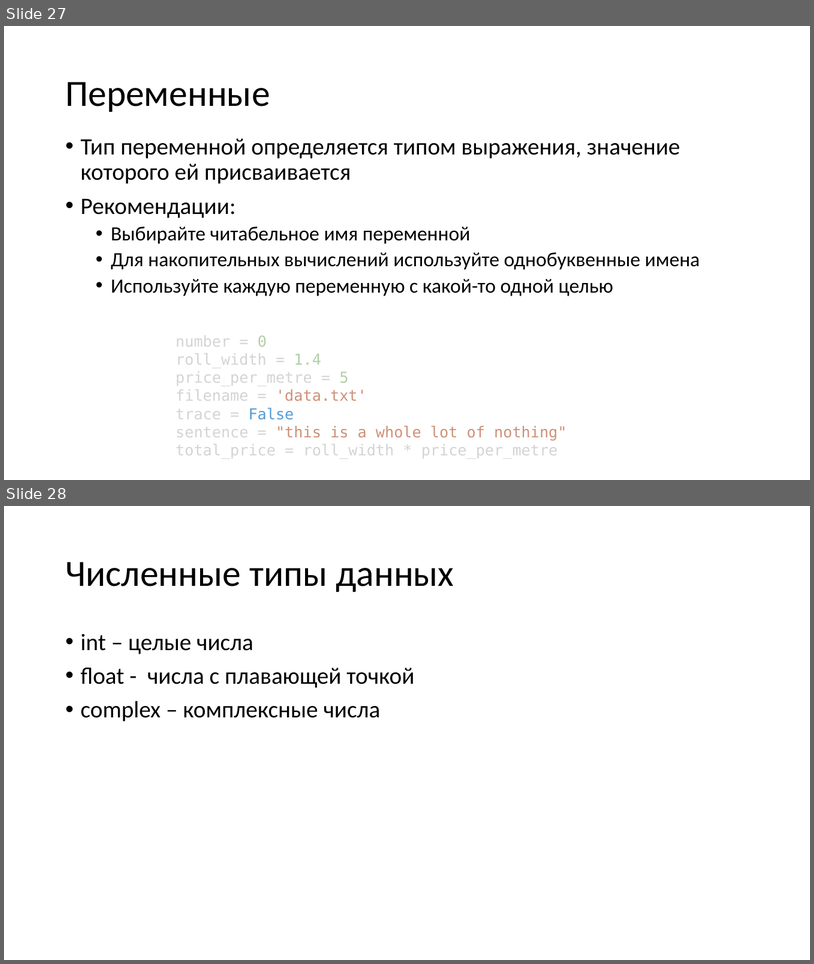
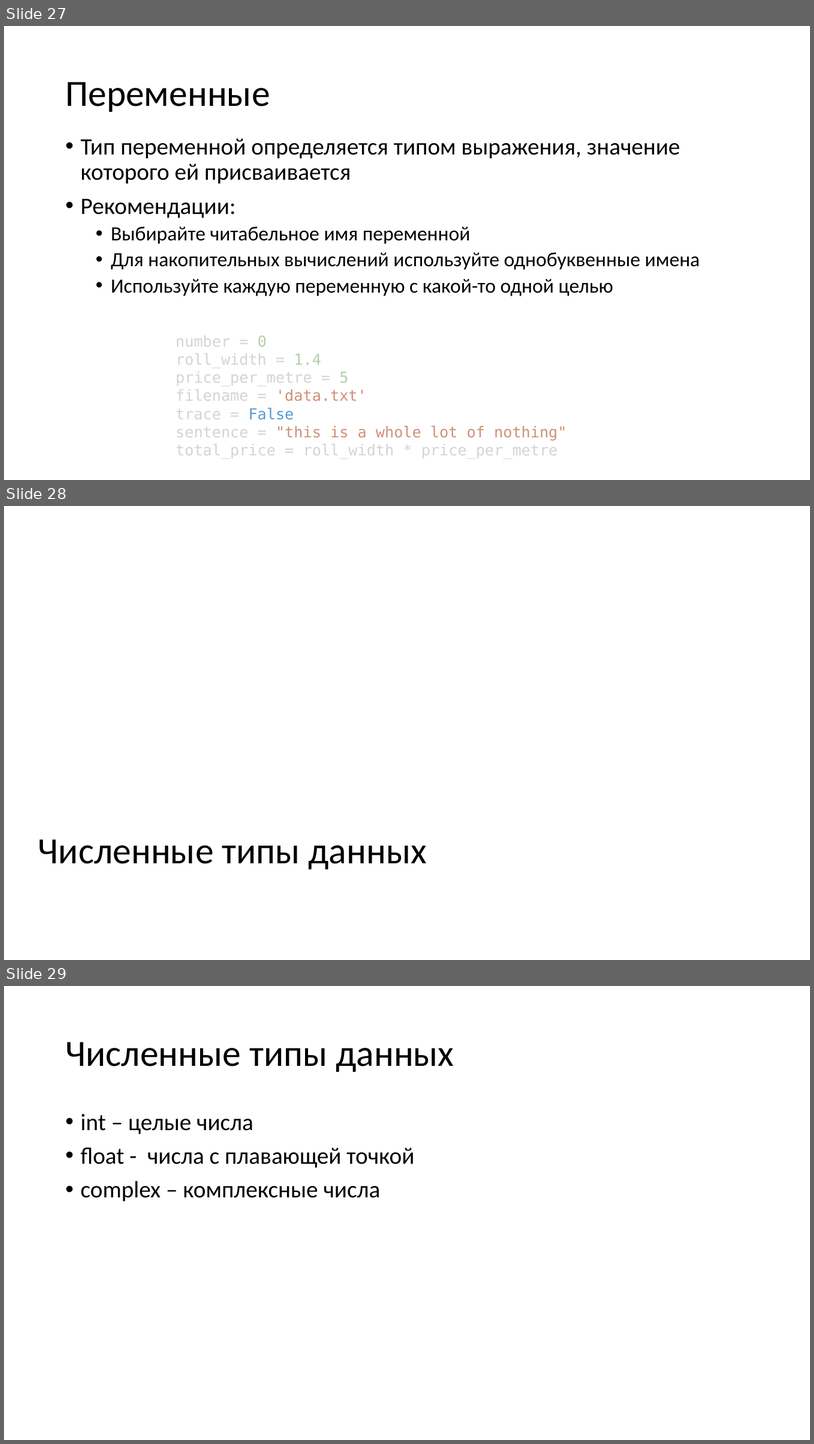
Before and after one commit to paveltsytovich/telegram-course, a slide deck: Presentation/Основы алгоритмизации и программирования.pptx. Shown one above the other, each under a label of ours: slides 27 and 28 before the commit, slides 27, 28 and 29 after it. The pictures are 814x964 and 814x1444 pixels, drawn with LibreOffice and Linux fonts; fonts in the diff are those of the drawing. Boxes give left, top, right and bottom in pixels: in the first picture for what was removed or moved away, otherwise in the second. Text is boxed around its words. In the diff, an @@ line names an element or a change of style, - is before the commit and + after.

```diff
--- a/Presentation/Основы алгоритмизации и программирования.pptx
+++ b/Presentation/Основы алгоритмизации и программирования.pptx
@@ slide 28 added at (4,506,810,960), background #FFFFFF @@
@@ title added at (38,839,427,869), 44 pt, text #000000 @@
+Численные типы данных
@@ what was slide 28 is now slide 29 @@
```
Also in this commit, not shown: 12 other slides added, 4 other files.
